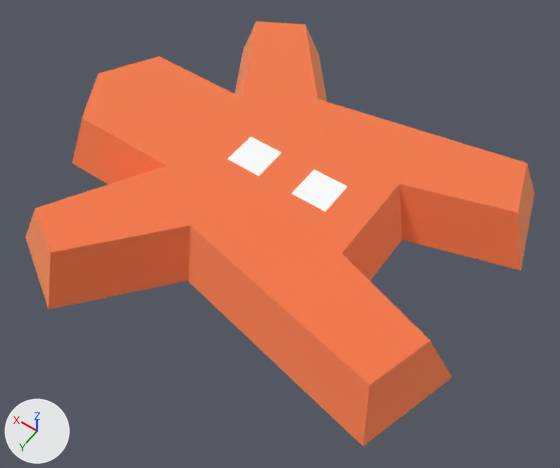
The glTF model public/assets/models/food/gingerBread.GLB, before and after one commit.
One viewpoint serves both versions: a 50 mm camera at (-0.163, 0.218, 0.319) aimed at (-0.017, 0.014, -0.002). Lighting does not change. The marker at lower left points along +X, +Y and +Z.

Script lines for the objects in view, before the commit:
```python
me_mesh_gingerbread_002 = bpy.data.meshes.new('Mesh gingerBread.002')
me_mesh_gingerbread_002.from_pydata(...)  # 42 vertices, 80 faces; spans x -0.13..0.13, y -0.118..0.118, z 0.0..0.03
# faces by material slot: [4, 76]
me_mesh_gingerbread_002.materials.append(mat_defaultmat_141)  # white #ffffff
me_mesh_gingerbread_002.materials.append(mat_brown_108)  # orange #ffaf7e
ob_gingerbread = bpy.data.objects.new('gingerBread', me_mesh_gingerbread_002)
ob_gingerbread.location = (0.0, 0.0, 0.0)
```
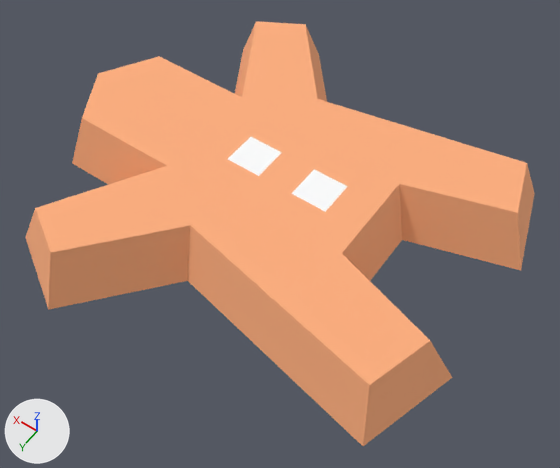
The newer file is also turned or shifted as a whole; pictures and numbers use the older file's frame.

Changed parts and their boxes (x1, y1, x2, y2) in the pictures (560 x 468 px):
'gingerBread', recoloured
    both: (25, 21, 535, 446)

Edits to the bpy script that builds the scene:
```text
Add mat_brown_160:
    mat_brown_160 = principled_material('brown.160')
    mat_brown_160.base_color = (1.0, 0.43, 0.21)  # orange #ffaf7e
    mat_brown_160.roughness = 1.0
Change me_mesh_gingerbread_002:
    where me_mesh_gingerbread_002.from_pydata(...)  # 42 vertices, 80 faces; spans x -0.13..0.13, y -0.118..0.118, z 0.0..0.03
    remove me_mesh_gingerbread_002.materials.append(mat_brown_108)  # orange #ffaf7e
    add me_mesh_gingerbread_002.materials.append(mat_brown_160)  # orange #ffaf7e
```
